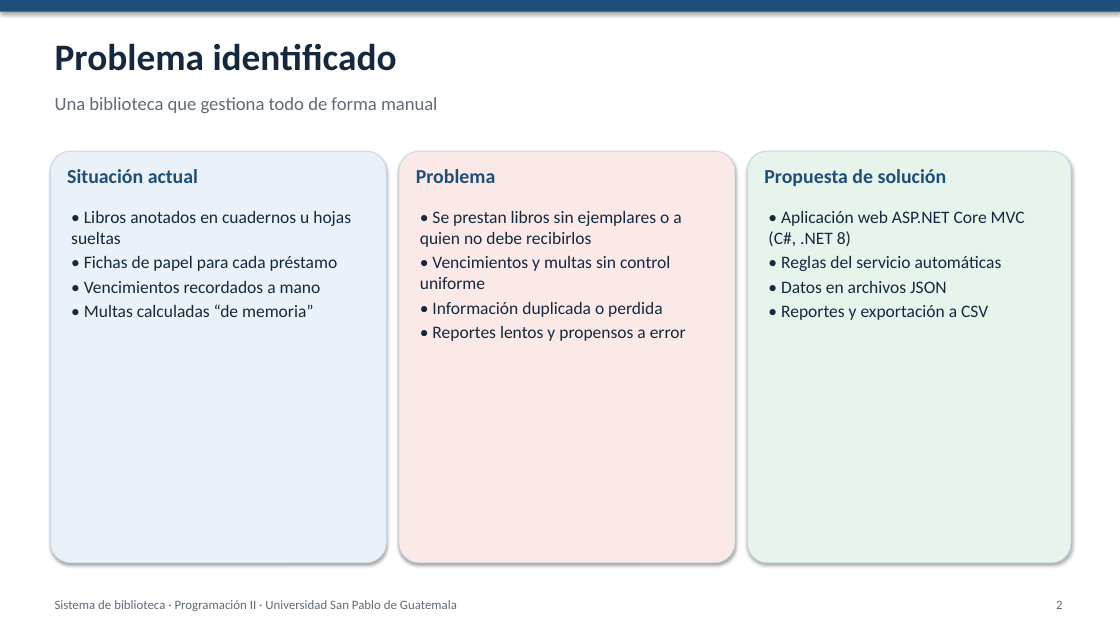
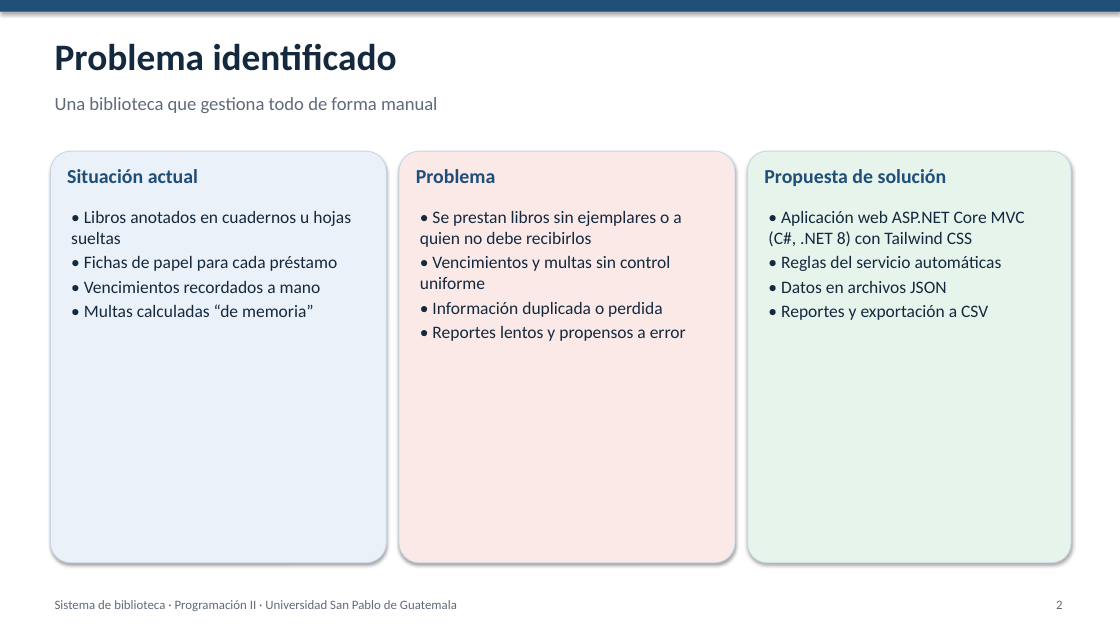
Before and after one commit to USPG-Angels-Workspace/sistema-biblioteca, a slide deck: slide 2 of docs/Presentacion.pptx. Drawn at 1120x630 pixels with LibreOffice and Linux fonts; fonts in the diff are those of the drawing. Boxes give left, top, right and bottom in pixels: in the first picture for what was removed or moved away, otherwise in the second. Text is boxed around its words. In the diff, an @@ line names an element or a change of style, - is before the commit and + after.

```diff
--- a/docs/Presentacion.pptx
+++ b/docs/Presentacion.pptx
@@ text at [768, 211, 1025, 246]: text changed @@
-• Aplicación web ASP.NET Core MVC (C#, .NET 8)
+• Aplicación web ASP.NET Core MVC (C#, .NET 8) con Tailwind CSS
```
Also in this commit, not shown: 1 other slide changed, 1 other file.
